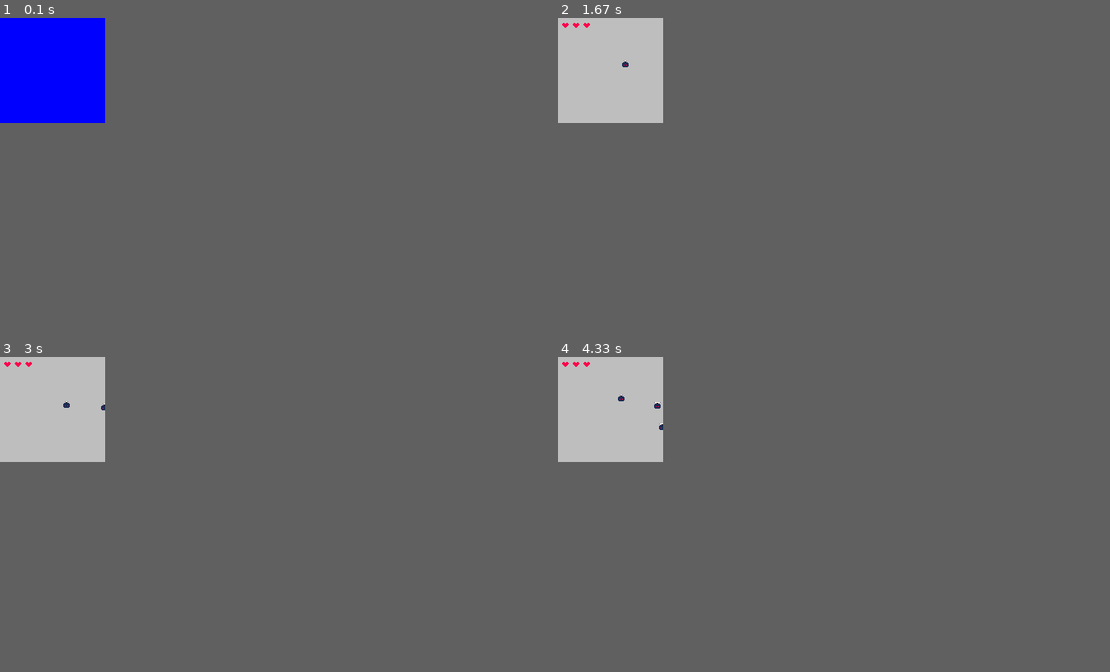
Above: before the commit, frames 1-4 (two rows, left to right).
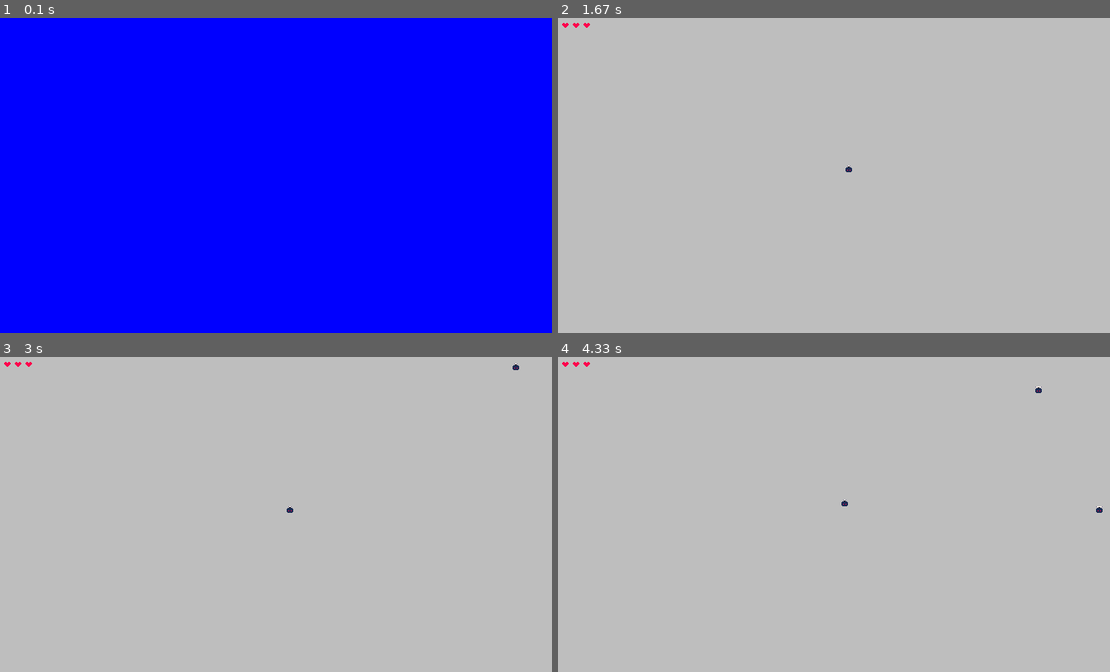
Above: after the commit, the same moments.

Repository: Hato1/monorail
Game: pygame game, started from src/monorail/main.py
Two runs of this game, one before a commit and one after it. Both use one fixed random seed, a clock stepped at 60 frames per second and the inputs below.
Inputs:
- Up to frame 1 (0.1 s): no input
- Up to frame 2 (1.67 s): tap Enter at 0.33 s; hold Right 0.67-1.13 s; hold Up 1.17-1.47 s; hold Right from 1.5 s (still down)
- Up to frame 3 (3 s): release Right at 1.97 s; hold Left 2-2.53 s; hold Down 2.57-2.87 s; hold Left from 2.9 s (still down)
- Up to frame 4 (4.33 s): release Left at 3.3 s; hold Up 3.33-3.7 s; hold Right from 3.73 s (still down)
In our replay, the window is 128x128 before the commit and 672x384 after it. These sizes can differ from the game's own. Grey fills any space a smaller window leaves; there, only what the larger window draws over its background counts as a difference.

The runs differ from the first frame. In frame 1, only the window size differs. In frame 2, less than 0.1% of the frame differs, in the area x 11-54%, y 13-49%; in frame 3, less than 0.1%; in frame 4, 0.1%, in the area x 10-99%, y 9-50%.

Commit message:
Add constants.py

Diff:
--- /dev/null
+++ b/src/monorail/constants.py
@@ -0,0 +1,11 @@
+"""Constants used throughout the game, such as screen size and tile size."""
+
+SCREEN_SIZE = (672, 384)  # 16:9 aspect ratio, fits 21x12 tiles at 32x32 pixels each.
+TILE_SIZE = 32  # Size of each tile in pixels.
+NROWS = SCREEN_SIZE[1] // TILE_SIZE  # Number of rows of tiles on the screen.
+NCOLS = SCREEN_SIZE[0] // TILE_SIZE  # Number of columns of tiles on the screen.
+
+DEFAULT_CAPTION = "Monorail"  # Window title.
+
+# Colors
+BLACK = (0, 0, 0)
--- a/src/monorail/initialise_pygame.py
+++ b/src/monorail/initialise_pygame.py
@@ -1,7 +1,6 @@
 import pygame as pg
 
-# TODO: Move to a new game config file.
-SCREEN_SIZE = (128, 128)
+from monorail.constants import SCREEN_SIZE
 
 pg.init()
 # Start hidden so assets can be loaded before the window is shown.
--- a/src/monorail/main.py
+++ b/src/monorail/main.py
@@ -3,12 +3,10 @@
 import pygame as pg
 
 import monorail.initialise_pygame  # noqa: F401
+from monorail.constants import DEFAULT_CAPTION, SCREEN_SIZE
 from monorail.states.game import Game
 from monorail.states.main_menu import MainMenu
 from monorail.utils.state_manager import State, StateManager
-
-ORIGINAL_CAPTION = "My Game"
-SCREEN_SIZE = (128, 128)
 
 
 def main():
@@ -18,11 +16,11 @@
     pg.init()
     screen = pg.display.set_mode(SCREEN_SIZE, pg.SCALED)
     assert screen is not None, "Pygame display surface not initialized."
-    pg.display.set_caption(ORIGINAL_CAPTION)
+    pg.display.set_caption(DEFAULT_CAPTION)
 
     # Add states to StateManager here.
     state_dict: dict[type[State], State] = {MainMenu: MainMenu(), Game: Game()}
-    state_manager = StateManager(screen, state_dict, MainMenu, ORIGINAL_CAPTION)
+    state_manager = StateManager(screen, state_dict, MainMenu, DEFAULT_CAPTION)
 
     # Run main loop.
     state_manager.main()
